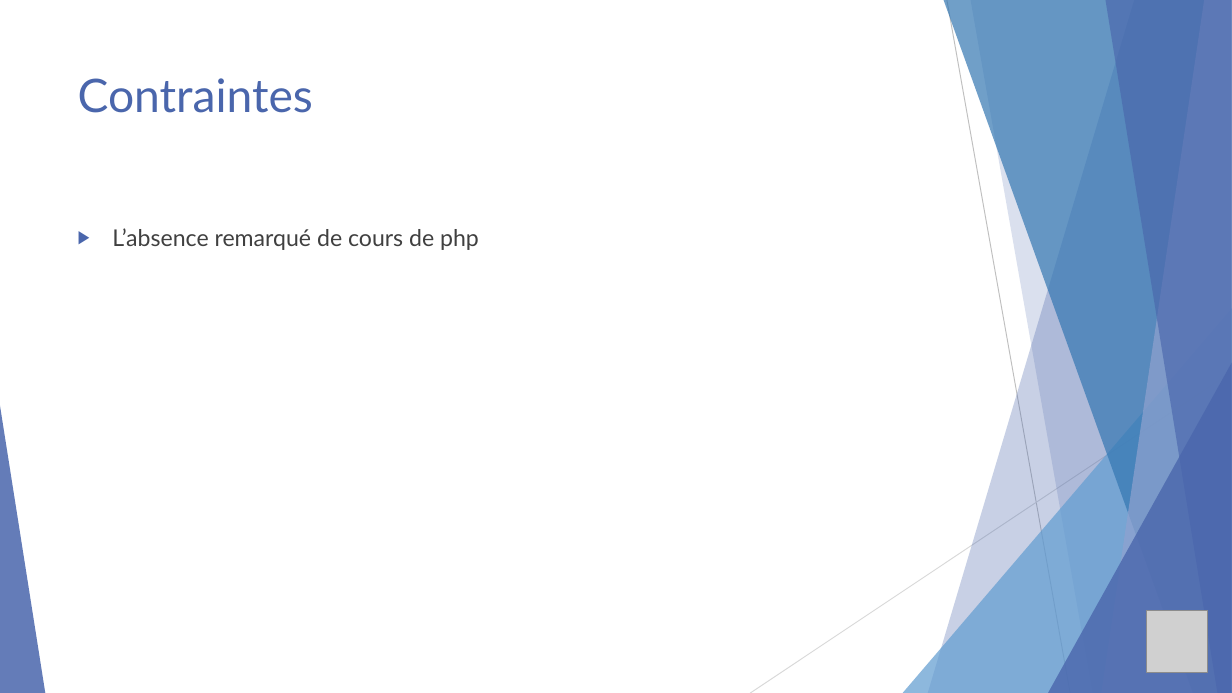
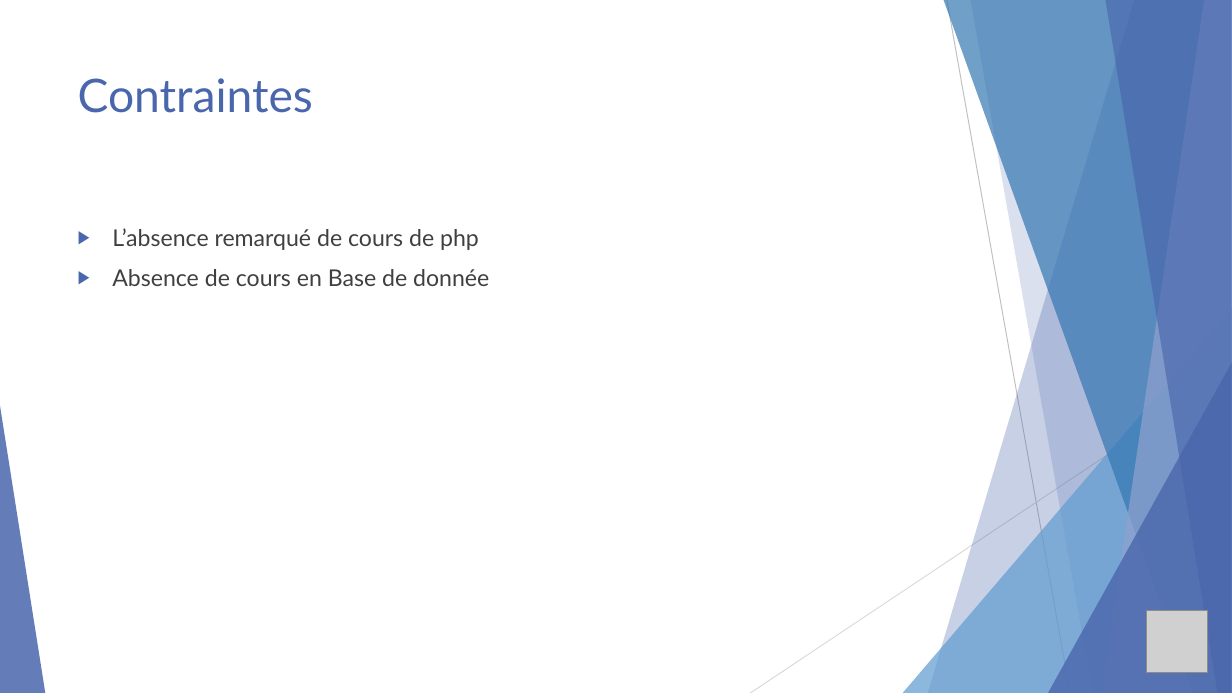
Before and after one commit to MathieuDer/PPE-N2, a slide deck: slide 7 of PPE(1).pptx. Drawn at 1232x693 pixels with LibreOffice and Linux fonts; fonts in the diff are those of the drawing; grey boxes stand for pictures. Boxes give left, top, right and bottom in pixels: in the first picture for what was removed or moved away, otherwise in the second. Text is boxed around its words. In the diff, an @@ line names an element or a change of style, - is before the commit and + after.

```diff
--- a/PPE(1).pptx
+++ b/PPE(1).pptx
@@ text at (x1=112, y1=269, x2=489, y2=286): paragraph added @@
+▶ Absence de cours en Base de donnée
```
Also in this commit, not shown: 1 other slide changed, 1 other file.
